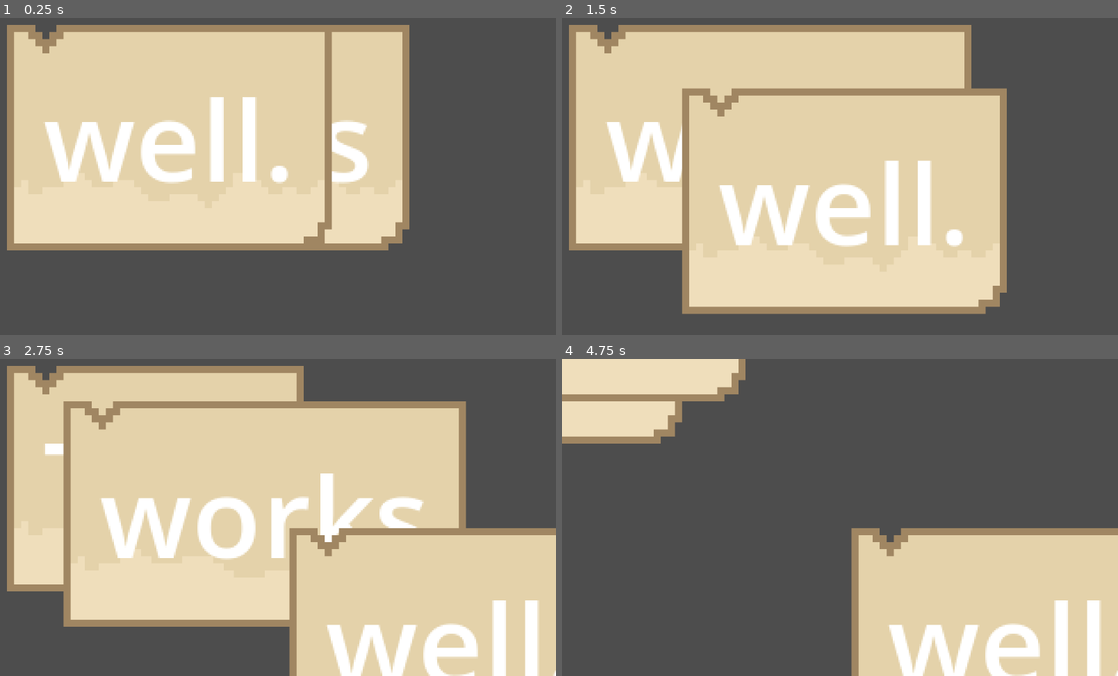
Above: before the commit, frames 1-4 (two rows, left to right).
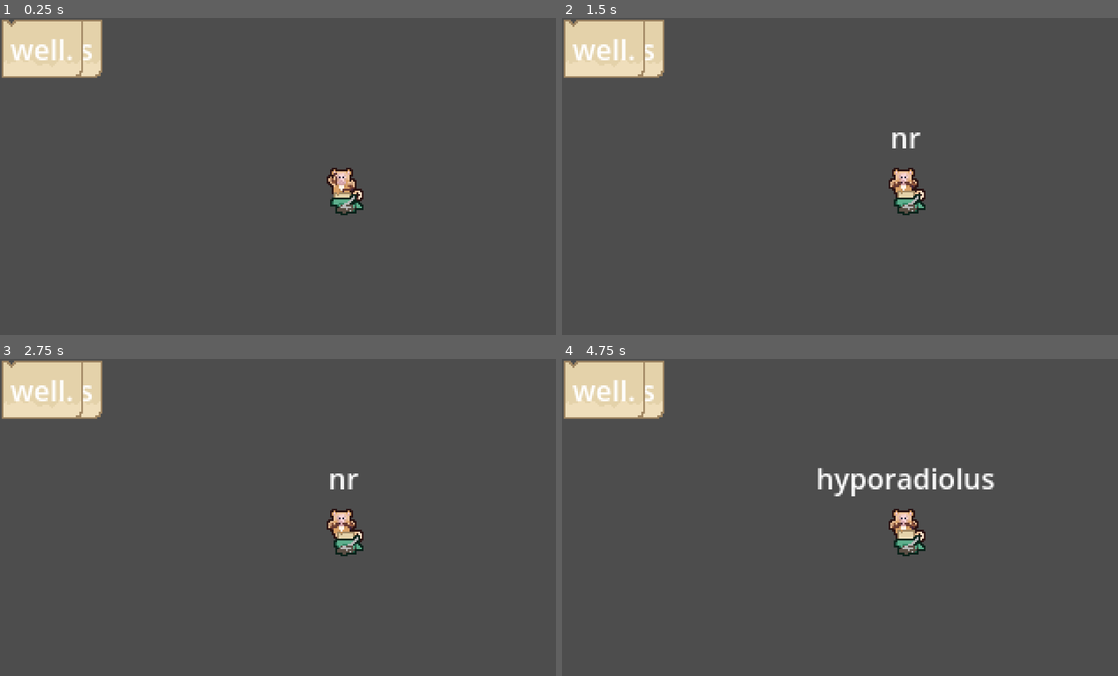
Above: after the commit, the same moments.

Repository: levienk/GMTK-Game-Jam-2024
Game: Godot game, scene res://game.tscn
Same seed, same stepped clock (60 frames per second), same inputs: the game is played once before the commit and once after it.
Inputs (mouse positions are in pixels of both pictures, inside the frame that each line leads up to):
- Up to frame 1 (0.25 s): no input
- Up to frame 2 (1.5 s): move the mouse to (962, 160) at 0.52 s; click (962, 160) at 0.67 s; drag from (728, 192) to (812, 239) at 1.27 s
- Up to frame 3 (2.75 s): move the mouse to (333, 447) at 2.02 s; click (333, 447) at 2.17 s
- Up to frame 4 (4.75 s): tap Enter at 2.75 s; drag from (812, 580) to (673, 469) at 2.77 s; move the mouse to (1006, 565) at 3.52 s; click (1006, 565) at 3.67 s; drag from (673, 469) to (756, 438) at 4.27 s

The runs differ from the first frame. In frame 1, 50% of the frame differs, in the area x 0-74%, y 0-74%; in frame 2, 65%; in frame 3, 75%, in the area x 0-100%, y 0-100%; in frame 4, 28%.

Commit message:
Fix scale again

Diff:
--- a/game.tscn
+++ b/game.tscn
@@ -4,7 +4,6 @@
 [ext_resource type="PackedScene" uid="uid://bdxxn4b5jg3vh" path="res://text_generation/word_dictionary.tscn" id="2_di4lg"]
 [ext_resource type="PackedScene" uid="uid://xb5j1xux3wyx" path="res://text_generation/text_selector.tscn" id="3_ugllk"]
 [ext_resource type="PackedScene" uid="uid://d1x2db3vo83ac" path="res://monkey.tscn" id="4_21wsr"]
-[ext_resource type="PackedScene" uid="uid://dpv0hrk0rv4a4" path="res://word_card.tscn" id="4_cx0x1"]
 [ext_resource type="PackedScene" path="res://word_card.tscn" id="4_cx0x1"]
 
 [node name="Game" type="Node2D"]
--- a/project.godot
+++ b/project.godot
@@ -20,7 +20,6 @@
 window/size/viewport_width=1260
 window/size/viewport_height=720
 window/size/resizable=false
-window/stretch/scale=4.0
 window/stretch/scale_mode="integer"
 
 [dotnet]
